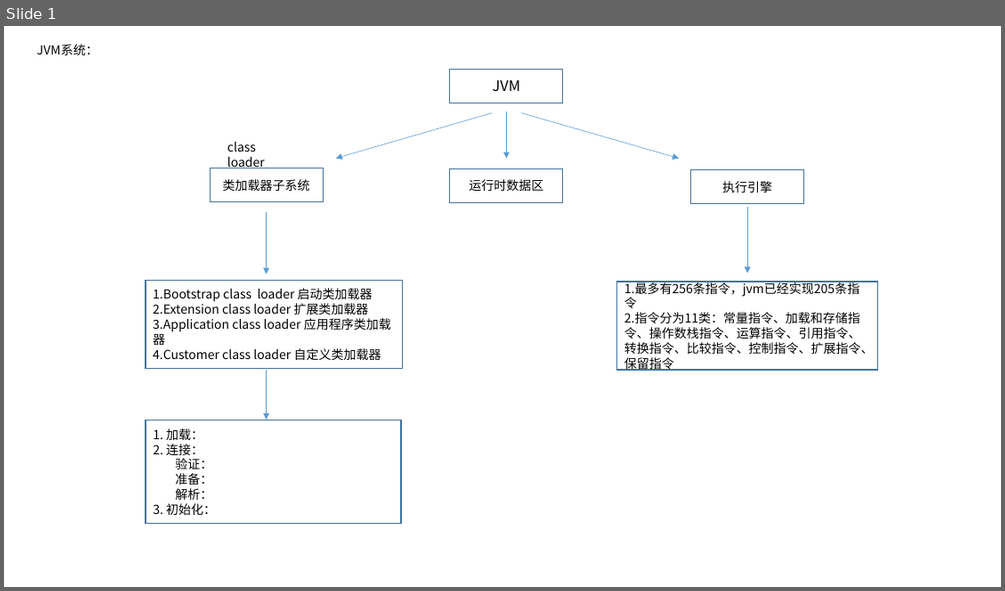
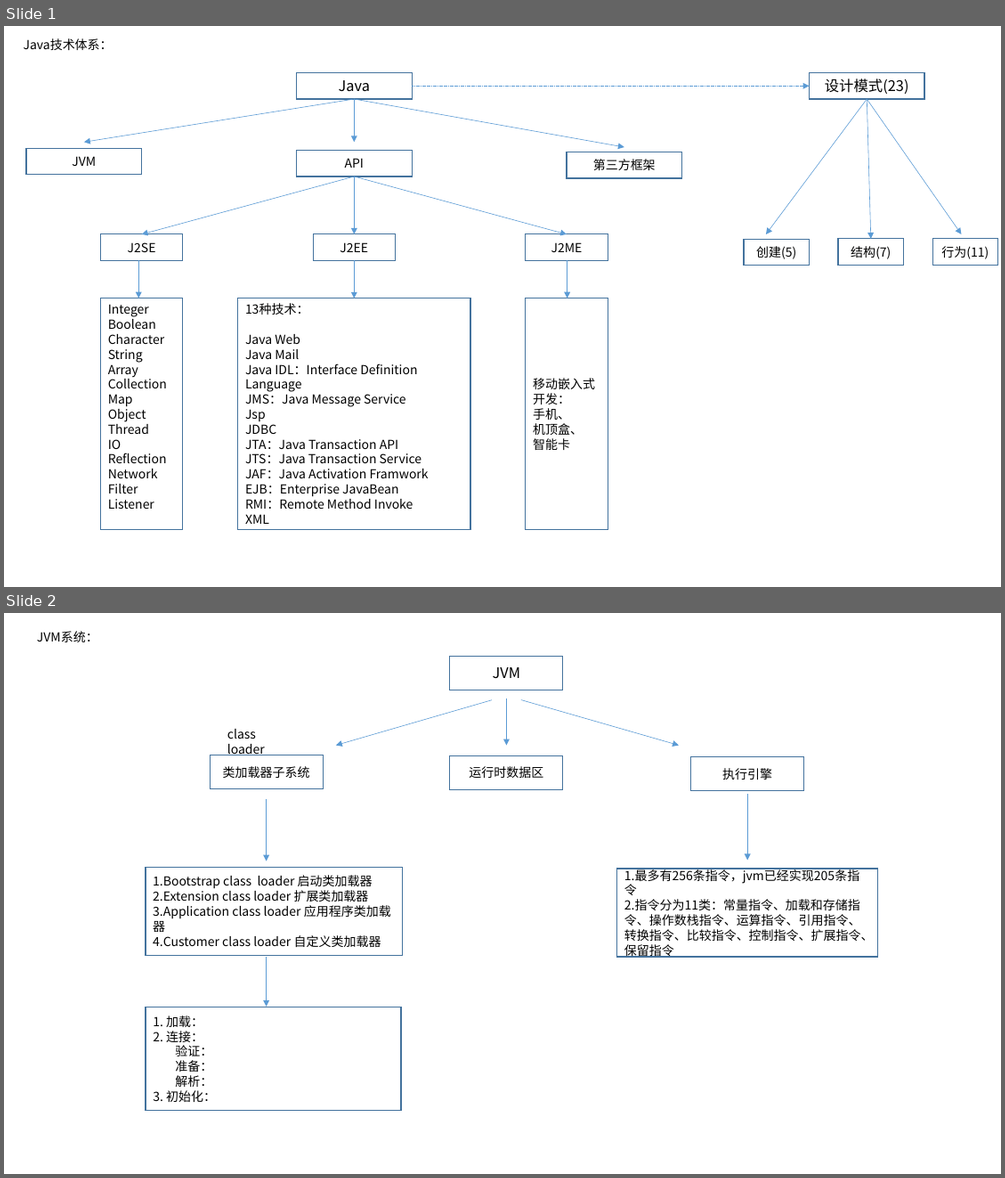
Before and after one commit to dengboyu/future, a slide deck: doc/doc.pptx. Shown one above the other, each under a label of ours: slide 1 before the commit, slides 1 and 2 after it. The pictures are 1005x591 and 1005x1178 pixels, drawn with LibreOffice and Linux fonts; fonts in the diff are those of the drawing. Boxes give left, top, right and bottom in pixels: in the first picture for what was removed or moved away, otherwise in the second. Text is boxed around its words. In the diff, an @@ line names an element or a change of style, - is before the commit and + after.

```diff
--- a/doc/doc.pptx
+++ b/doc/doc.pptx
@@ slide 1 added at (4,26,1001,587), background #FFFFFF @@
@@ text added at (24,38,113,50), 12 pt, text #000000 @@
+Java技术体系：
@@ rectangle added at (297,73,412,99), outline #43739E 1 pt, 14 pt, text #000000 @@
+Java
@@ rectangle added at (809,73,924,99), outline #43739E 1 pt, 14 pt, text #000000 @@
+设计模式(23)
@@ arrow added from (354, 99) to (84, 142), #5B9BD5 0.5 pt @@
@@ arrow added from (354, 99) to (354, 142), #5B9BD5 0.5 pt @@
@@ arrow added from (354, 99) to (624, 147), #5B9BD5 0.5 pt @@
@@ arrow added from (412, 86) to (809, 86), #5B9BD5 0.5 pt dashed @@
@@ arrow added from (867, 99) to (766, 234), #5B9BD5 0.5 pt @@
@@ arrow added from (867, 99) to (871, 239), #5B9BD5 0.5 pt @@
@@ arrow added from (867, 99) to (961, 234), #5B9BD5 0.5 pt @@
@@ rectangle added at (26,149,142,175), outline #43739E 1 pt, 12 pt, text #000000 @@
+JVM
@@ rectangle added at (297,150,412,176), outline #43739E 1 pt, 12 pt, text #000000 @@
+API
@@ rectangle added at (566,152,681,178), outline #43739E 1 pt, 12 pt, text #000000 @@
+第三方框架
@@ arrow added from (354, 176) to (142, 234), #5B9BD5 0.5 pt @@
@@ arrow added from (354, 176) to (354, 234), #5B9BD5 0.5 pt @@
@@ arrow added from (354, 176) to (566, 234), #5B9BD5 0.5 pt @@
@@ rectangle added at (100,234,183,260), outline #43739E 1 pt, 12 pt, text #000000 @@
+J2SE
@@ rectangle added at (313,234,395,260), outline #43739E 1 pt, 12 pt, text #000000 @@
+J2EE
@@ rectangle added at (526,234,608,260), outline #43739E 1 pt, 12 pt, text #000000 @@
+J2ME
@@ rectangle added at (744,239,809,265), outline #43739E 1 pt, 12 pt, text #000000 @@
+创建(5)
@@ rectangle added at (839,239,905,265), outline #43739E 1 pt, 12 pt, text #000000 @@
+结构(7)
@@ rectangle added at (933,239,998,265), outline #43739E 1 pt, 12 pt, text #000000 @@
+行为(11)
@@ arrow added from (138, 261) to (138, 298), #5B9BD5 0.5 pt @@
@@ arrow added from (354, 261) to (354, 298), #5B9BD5 0.5 pt @@
@@ arrow added from (567, 261) to (567, 298), #5B9BD5 0.5 pt @@
@@ rectangle added at (100,298,183,530), outline #43739E 1 pt, 12 pt, text #000000 @@
+Integer
+Boolean
+Character
+String
+Array
+Collection
+Map
+Object
+Thread
+IO
+Reflection
+Network
+Filter
+Listener
@@ rectangle added at (238,298,470,530), outline #43739E 1 pt, 12 pt, text #000000 @@
+13种技术：
+Java Web
+Java Mail
+Java IDL：Interface Definition Language
+JMS：Java Message Service
+Jsp
+JDBC
+JTA：Java Transaction API
+JTS：Java Transaction Service
+JAF：Java Activation Framwork
+EJB：Enterprise JavaBean
+RMI：Remote Method Invoke
+XML
@@ rectangle added at (526,298,608,530), outline #43739E 1 pt, 12 pt, text #000000 @@
+移动嵌入式开发：
+手机、
+机顶盒、
+智能卡
@@ what was slide 1 is now slide 2 @@
```
Also in this commit, not shown: 3 other files.
